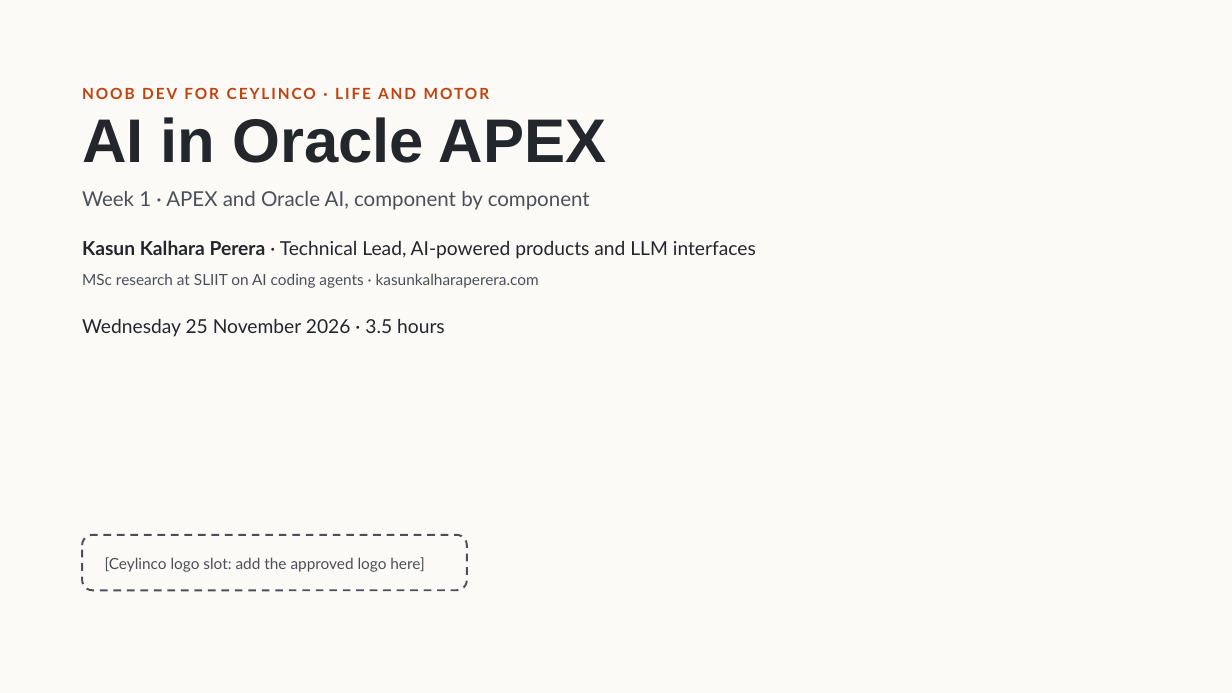
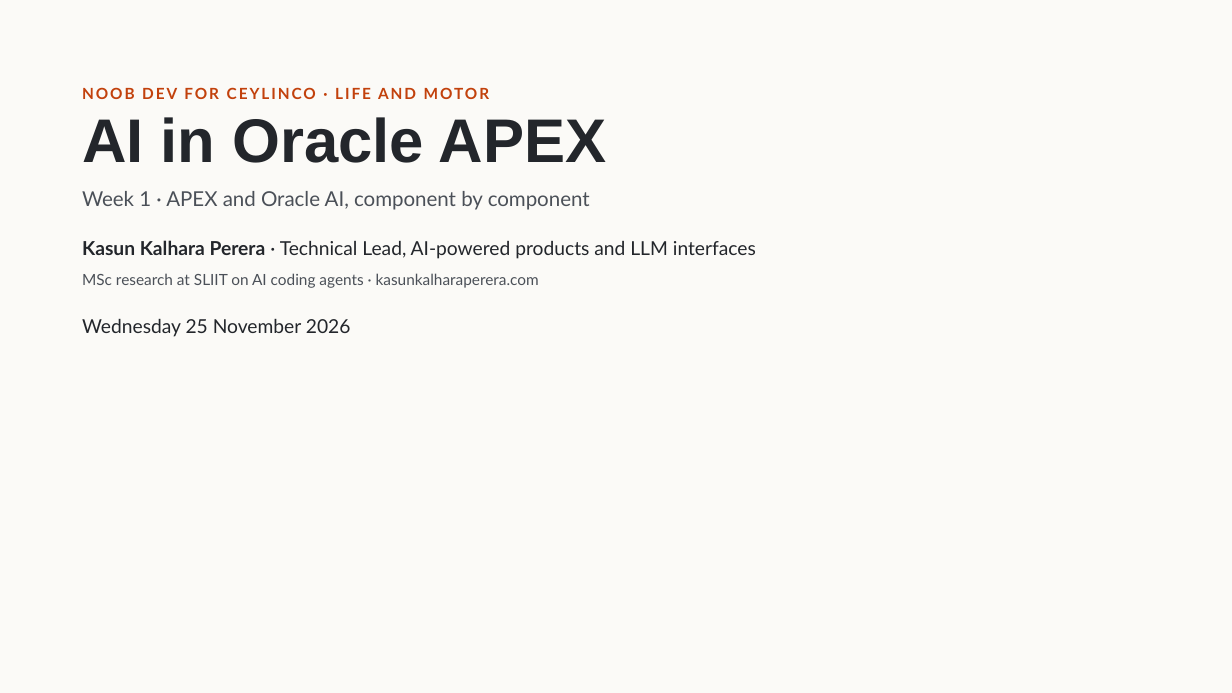
Before and after one commit to Adore96/ceylinco-ai-series, a slide deck: slide 1 of presentation/week1/week1-deck.pptx. Drawn at 1232x693 pixels with LibreOffice and Linux fonts; fonts in the diff are those of the drawing. Boxes give left, top, right and bottom in pixels: in the first picture for what was removed or moved away, otherwise in the second. Text is boxed around its words. In the diff, an @@ line names an element or a change of style, - is before the commit and + after.

```diff
--- a/presentation/week1/week1-deck.pptx
+++ b/presentation/week1/week1-deck.pptx
@@ text at (82,319,351,337): text changed @@
-Wednesday 25 November 2026 · 3.5 hours
+Wednesday 25 November 2026
@@ rounded rectangle removed at (82,535,467,591) @@
@@ text removed at (105,557,424,572) @@
-[Ceylinco logo slot: add the approved logo here]
```
Also in this commit, not shown: 3 other slides changed, 1 slide added, 1 other file.
